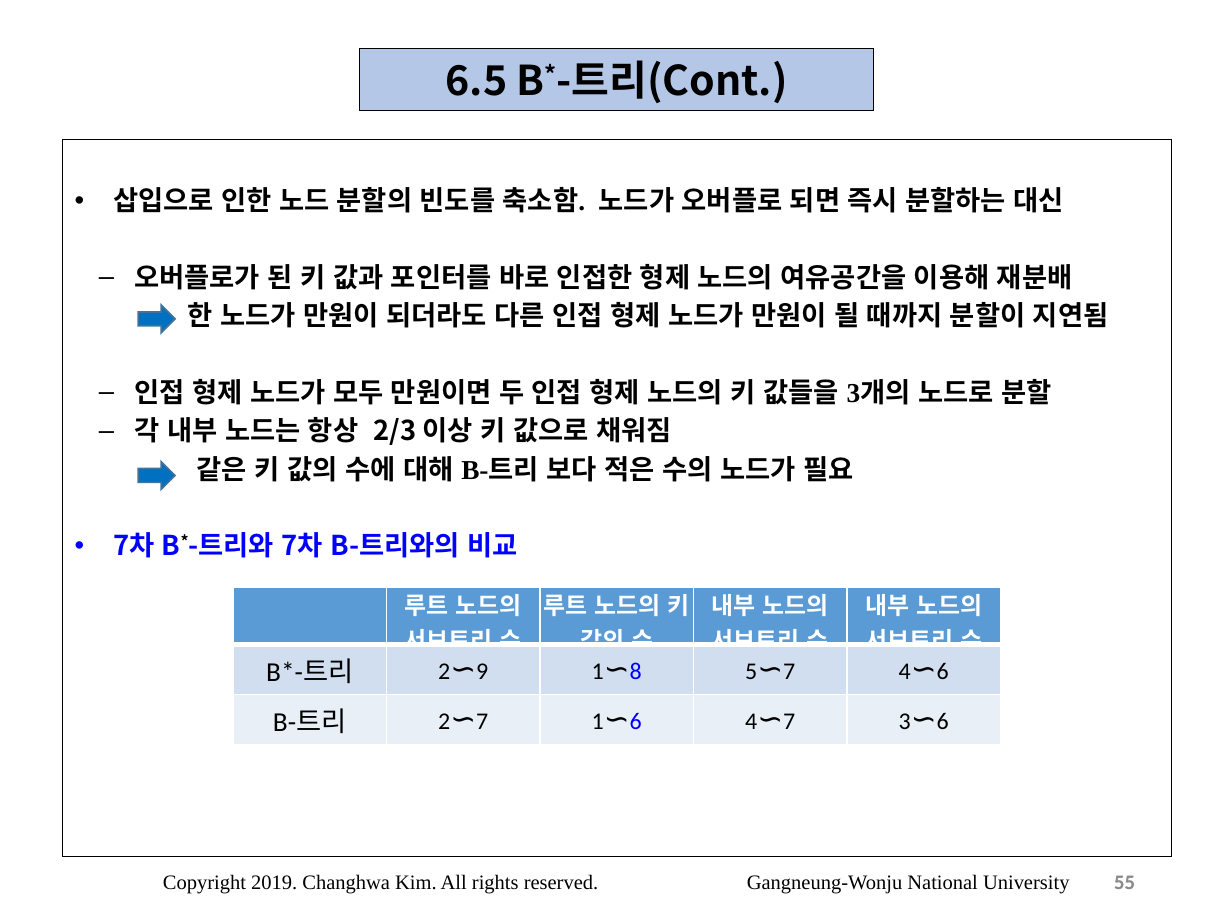
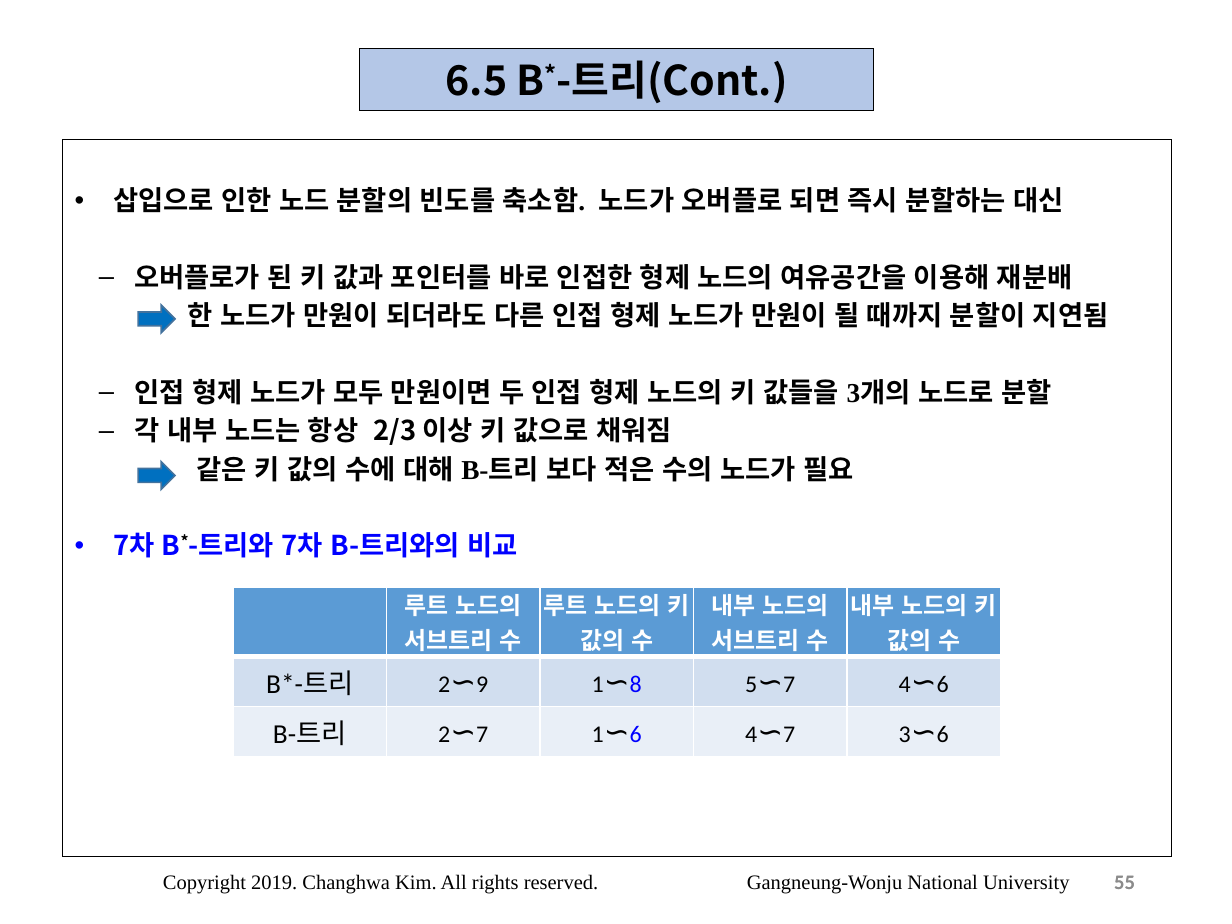
Before and after one commit to eliotjang/CSE_File_Processing_Lecture, a slide deck: slide 55 of Lecture/파일처리6.pptx. Drawn at 1232x924 pixels with LibreOffice and Linux fonts; fonts in the diff are those of the drawing. Boxes give left, top, right and bottom in pixels: in the first picture for what was removed or moved away, otherwise in the second. Text is boxed around its words. In the diff, an @@ line names an element or a change of style, - is before the commit and + after.

Commit message:
add lecture

```diff
--- a/Lecture/파일처리6.pptx
+++ b/Lecture/파일처리6.pptx
@@ table at [233, 586, 1003, 750] @@
-row 1, column 5: 내부 노드의 서브트리 수
+row 1, column 5: 내부 노드의 키 값의 수
```
